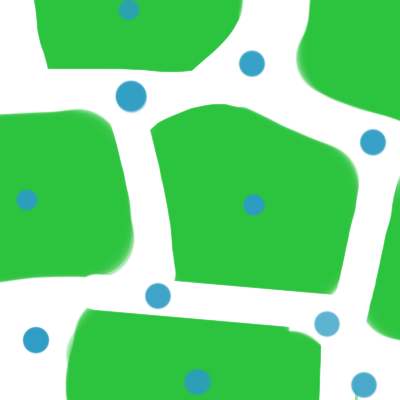
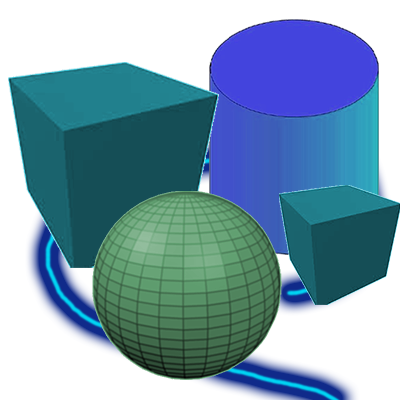
Revision of a layered 400x400 image; what changed, layer by layer:
added layer "FPte5" above "images (81) copy" over [left=92, top=191, right=282, bottom=380]
added layer "images (81) copy" above "images (81)" over [left=279, top=185, right=400, bottom=305]
added layer "images (81)" above "how-to-develop-a-cylinder" over [left=8, top=62, right=219, bottom=268]
added layer "how-to-develop-a-cylinder" above "Layer 8" over [left=209, top=19, right=379, bottom=255]
added layer "Layer 8" above "VARIANTS" over [left=44, top=145, right=373, bottom=400]
renamed "Group 6" to "OBJ_PACK", hid the group it (2 layers) over [left=0, top=0, right=400, bottom=400]
